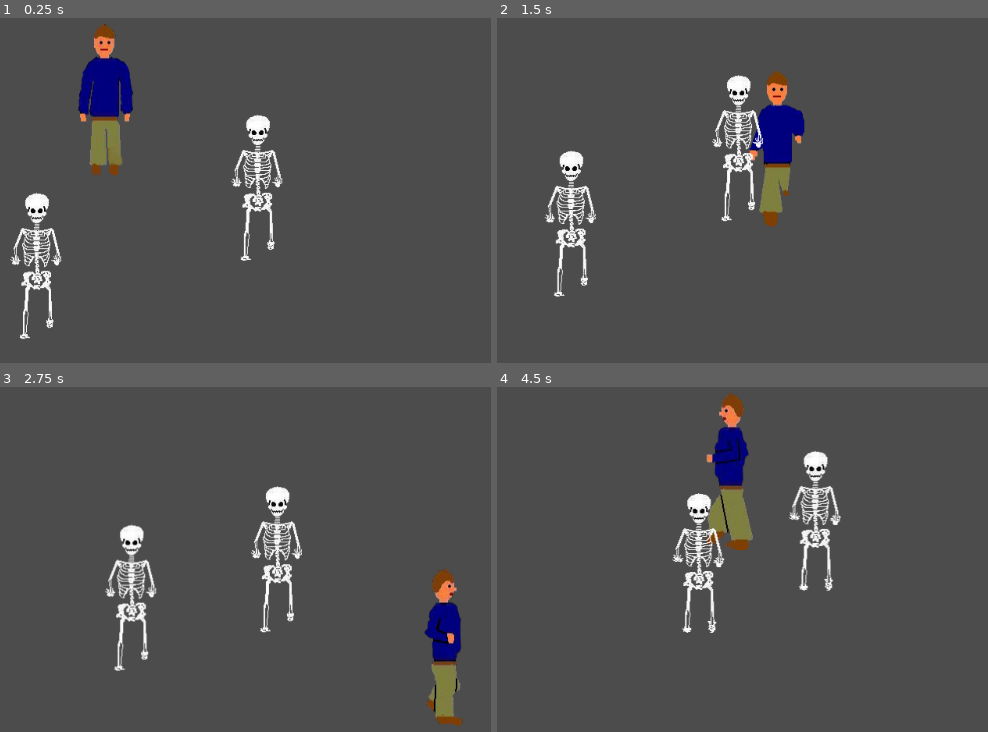
Above: before the commit, frames 1-4 (two rows, left to right).
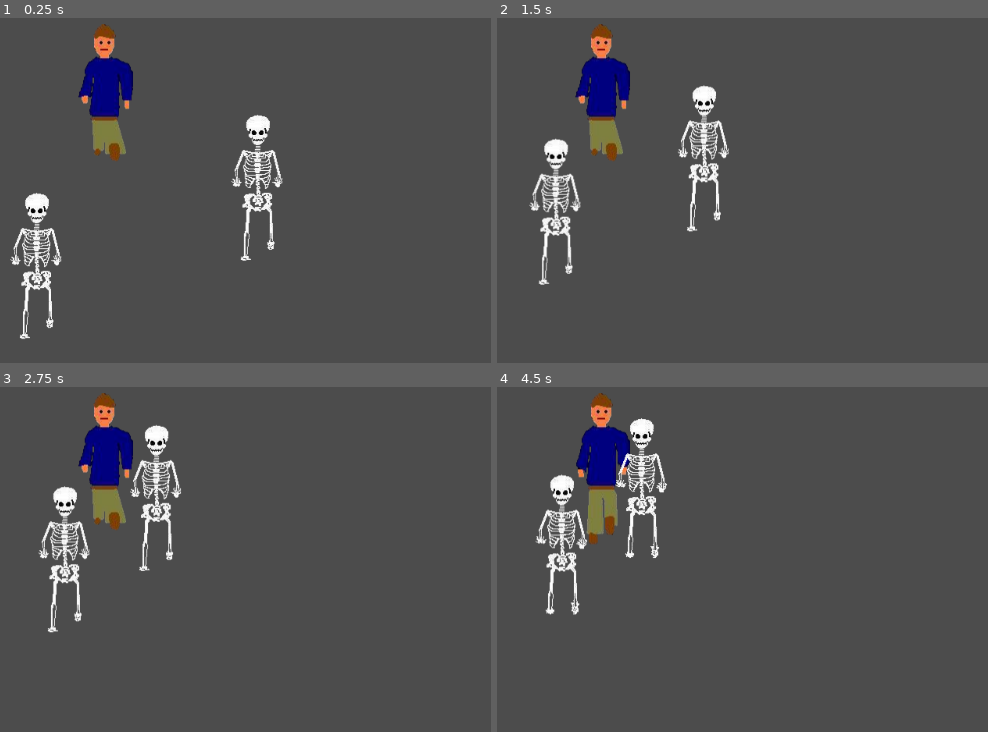
Above: after the commit, the same moments.

Repository: JohnyBuk/TotalMaster
Game: Godot game, scene res://scenes/TestLevel.tscn
Same seed, same stepped clock (60 frames per second), same inputs: the game is played once before the commit and once after it.
Inputs:
- Up to frame 1 (0.25 s): no input
- Up to frame 2 (1.5 s): hold Right (ui_right) 0.53-1.28 s; hold Down (ui_down) from 1.28 s (still down)
- Up to frame 3 (2.75 s): release Down (ui_down) at 2.03 s; hold Right (ui_right) from 2.03 s (still down)
- Up to frame 4 (4.5 s): release Right (ui_right) at 2.78 s; hold Up (ui_up) 2.78-3.53 s; hold Left (ui_left) from 3.53 s (still down)

The runs differ from the first frame. In frame 1, 0.9% of the frame differs, in the area x 15-28%, y 13-46%; in frame 2, 10%; in frame 3, 11%; in frame 4, 11%, in the area x 7-71%, y 1-72%.
Error after the commit: Parse Error: The identifier "screen_size" isn't declared in the current scope. (res://scripts/Player.gd:8)

Commit message:
player as a KinematicBody2D

Diff:
--- a/scenes/Player.tscn
+++ b/scenes/Player.tscn
@@ -52,10 +52,10 @@
 } ]
 
 [sub_resource type="CapsuleShape2D" id=2]
-radius = 20.5
-height = 138.0
+radius = 27.9798
+height = 131.301
 
-[node name="Player" type="Area2D"]
+[node name="Player" type="KinematicBody2D"]
 script = ExtResource( 5 )
 __meta__ = {
 "_edit_group_": true
@@ -64,7 +64,8 @@
 
 [node name="AnimatedSprite" type="AnimatedSprite" parent="."]
 frames = SubResource( 1 )
-animation = "idle_left"
+animation = "walk_down"
+frame = 1
 playing = true
 
 [node name="CollisionShape2D" type="CollisionShape2D" parent="."]
--- a/scripts/Player.gd
+++ b/scripts/Player.gd
@@ -1,7 +1,6 @@
-extends Area2D
+extends KinematicBody2D
 
 export var speed = 400
-var screen_size
 var last_velocity = Vector2(0, 1)
 
 
@@ -11,7 +10,7 @@
 
 func choose_animation(velocity: Vector2):
 	velocity = velocity.normalized()
-	var a = sqrt(2)/2
+	var a = sin(PI/4)
 
 	if velocity.y >= a:
 		return ["down", false]
@@ -55,11 +54,7 @@
 	return velocity.normalized() * speed
 
 
-func _process(delta):
+func _physics_process(delta):
 	var velocity = get_input()
-
-	position += velocity * delta
-	position.x = clamp(position.x, 0, screen_size.x)
-	position.y = clamp(position.y, 0, screen_size.y)
-
 	animates_player(velocity)
+	move_and_collide(velocity * delta)
